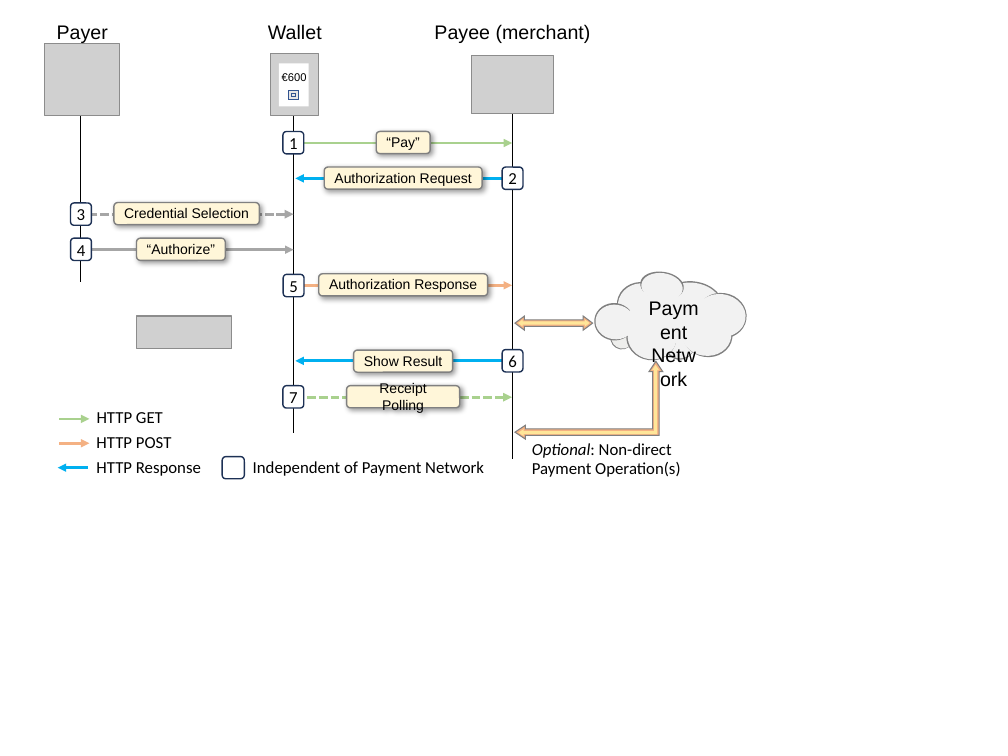
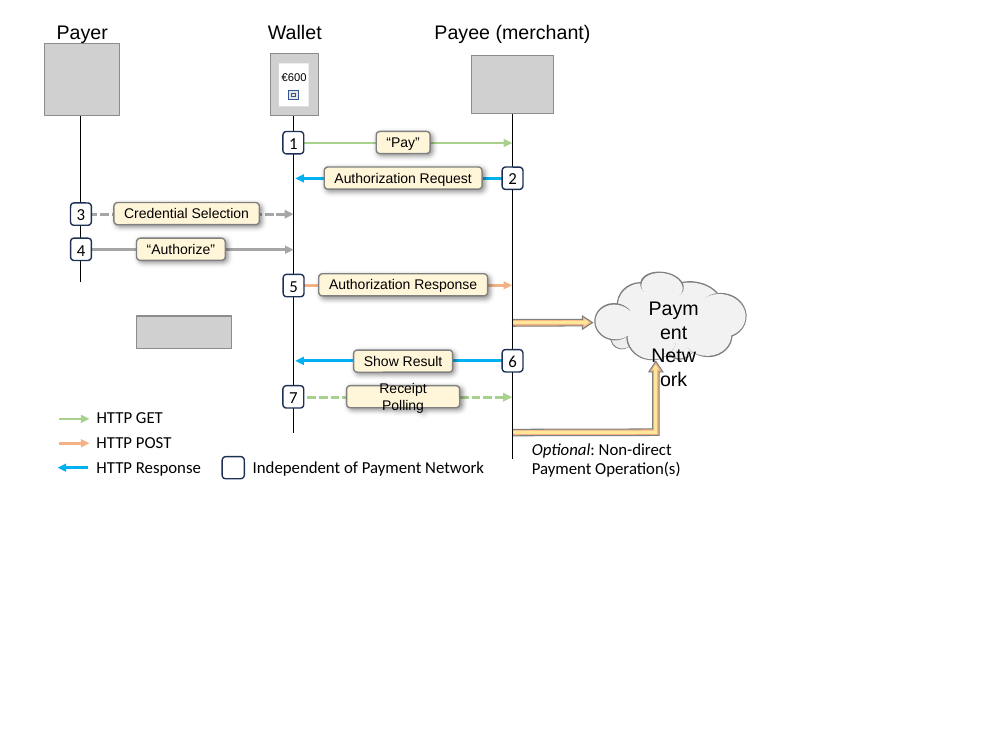
Before and after one commit to cyberphone/wallet-core, a slide deck: slide 1 of docgen/sequence-diagram.pptx. Drawn at 1008x756 pixels with LibreOffice and Linux fonts; fonts in the diff are those of the drawing; grey boxes stand for pictures. Boxes give left, top, right and bottom in pixels: in the first picture for what was removed or moved away, otherwise in the second. Text is boxed around its words. In the diff, an @@ line names an element or a change of style, - is before the commit and + after.

```diff
--- a/docgen/sequence-diagram.pptx
+++ b/docgen/sequence-diagram.pptx
@@ freeform shape added at box(511, 319, 589, 326), fill #FFE699 @@
@@ freeform shape added at box(513, 317, 593, 330), fill #F4B183, outline #808080 0.75 pt @@
@@ left right arrow removed at box(515, 317, 593, 331) @@
@@ left right arrow removed at box(518, 320, 590, 327) @@
@@ freeform shape added at box(512, 361, 662, 435), fill #F4B183, outline #808080 0.75 pt @@
@@ freeform shape added at box(513, 365, 659, 434), fill #FFE699 @@
@@ left up arrow removed at box(515, 361, 663, 438) @@
@@ left up arrow removed at box(518, 365, 658, 435) @@
```
Also in this commit, not shown: 1 other file.
